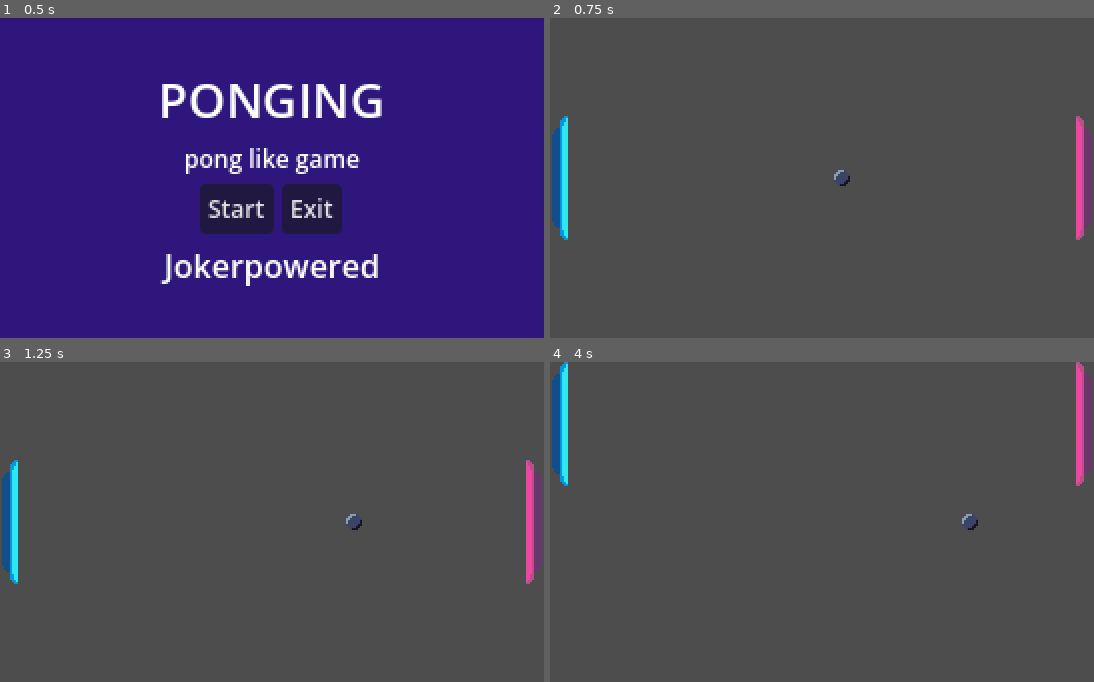
Above: before the commit, frames 1-4 (two rows, left to right).
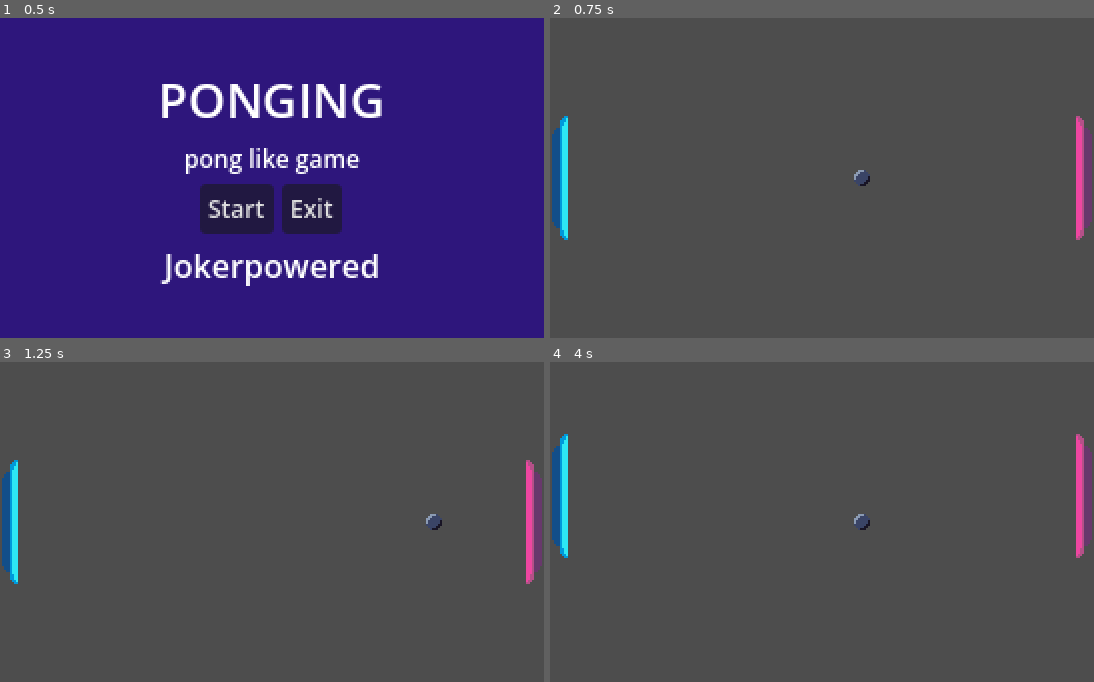
Above: after the commit, the same moments.

Repository: Alex-gb249/Ponging
Game: Godot game, scene res://scenes/menu.tscn
Same seed, same stepped clock (60 frames per second), same inputs: the game is played once before the commit and once after it.
Inputs:
- Up to frame 1 (0.5 s): no input
- Up to frame 2 (0.75 s): click "Start" at 0.5 s
- Up to frame 3 (1.25 s): no input
- Up to frame 4 (4 s): hold Up (ui_up) 1.28-2.03 s; hold Down (ui_down) 2.03-2.78 s; hold Up (ui_up) from 2.78 s (still down)

Frame 1 is identical in both runs. In frame 2, 0.2% of the frame differs, in the area x 52-59%, y 47-53%; in frame 3, 0.2%; in frame 4, 3.0%, in the area x 0-100%, y 0-62%.

Commit message:
Fix: Ball now collide correctly with players

Diff:
--- a/scenes/ball.tscn
+++ b/scenes/ball.tscn
@@ -18,5 +18,5 @@
 [node name="VisibleOnScreenNotifier2D" type="VisibleOnScreenNotifier2D" parent="." unique_id=2144053583]
 rect = Rect2(-5, -5, 10, 10)
 
-[connection signal="area_entered" from="." to="." method="_on_area_entered"]
+[connection signal="body_entered" from="." to="." method="_on_body_entered"]
 [connection signal="screen_exited" from="VisibleOnScreenNotifier2D" to="." method="_on_visible_on_screen_notifier_2d_screen_exited"]
--- a/scripts/ball.gd
+++ b/scripts/ball.gd
@@ -1,18 +1,17 @@
 extends Area2D
 
-const SPEED = 1
+const SPEED = 2
 var direction = 1
 
 # Called every frame. 'delta' is the elapsed time since the previous frame.
 func _process(delta: float) -> void:
 	global_position.x += direction * (SPEED + delta)
 
-
-func _on_area_entered(area: Area2D) -> void:
-	print("Body entered: ", area.name)
-	if area.is_in_group("Players"):
-		direction = direction * -1
+func _on_visible_on_screen_notifier_2d_screen_exited() -> void:
+	# TODO: Change to use a score system
+	get_tree().change_scene_to_file("res://scenes/scenary.tscn")
 
 
-func _on_visible_on_screen_notifier_2d_screen_exited() -> void:
-	direction = direction * -1
+func _on_body_entered(body: Node2D) -> void:
+	if body.is_in_group("Players"):
+		direction = direction * -1
